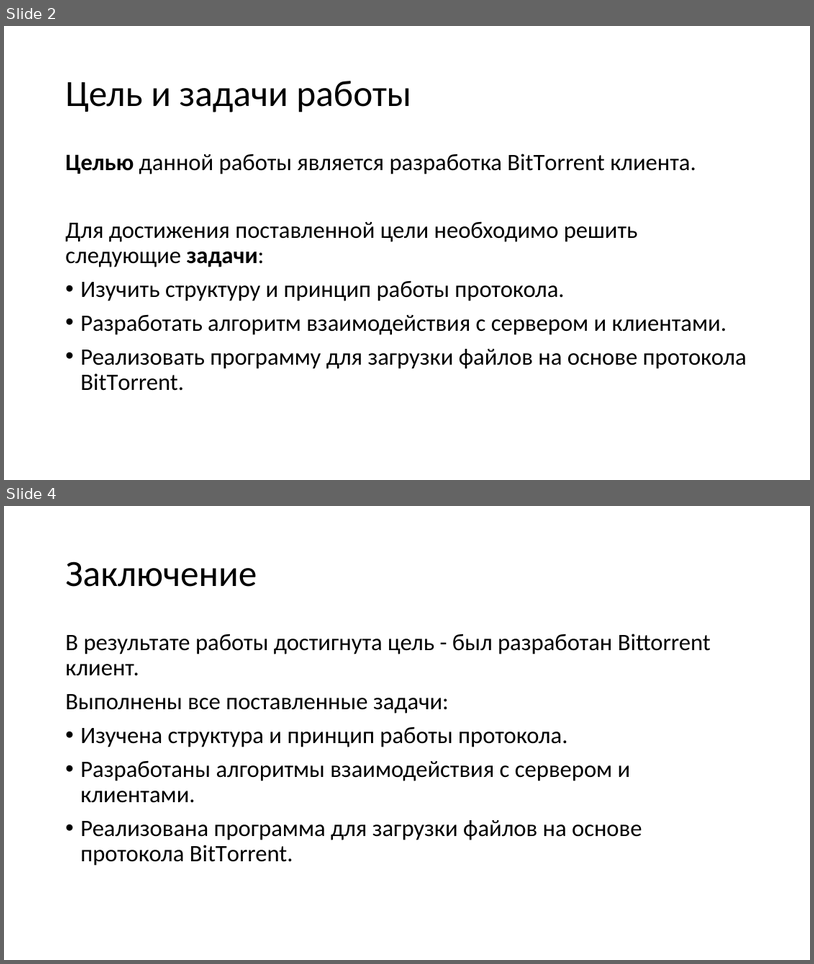
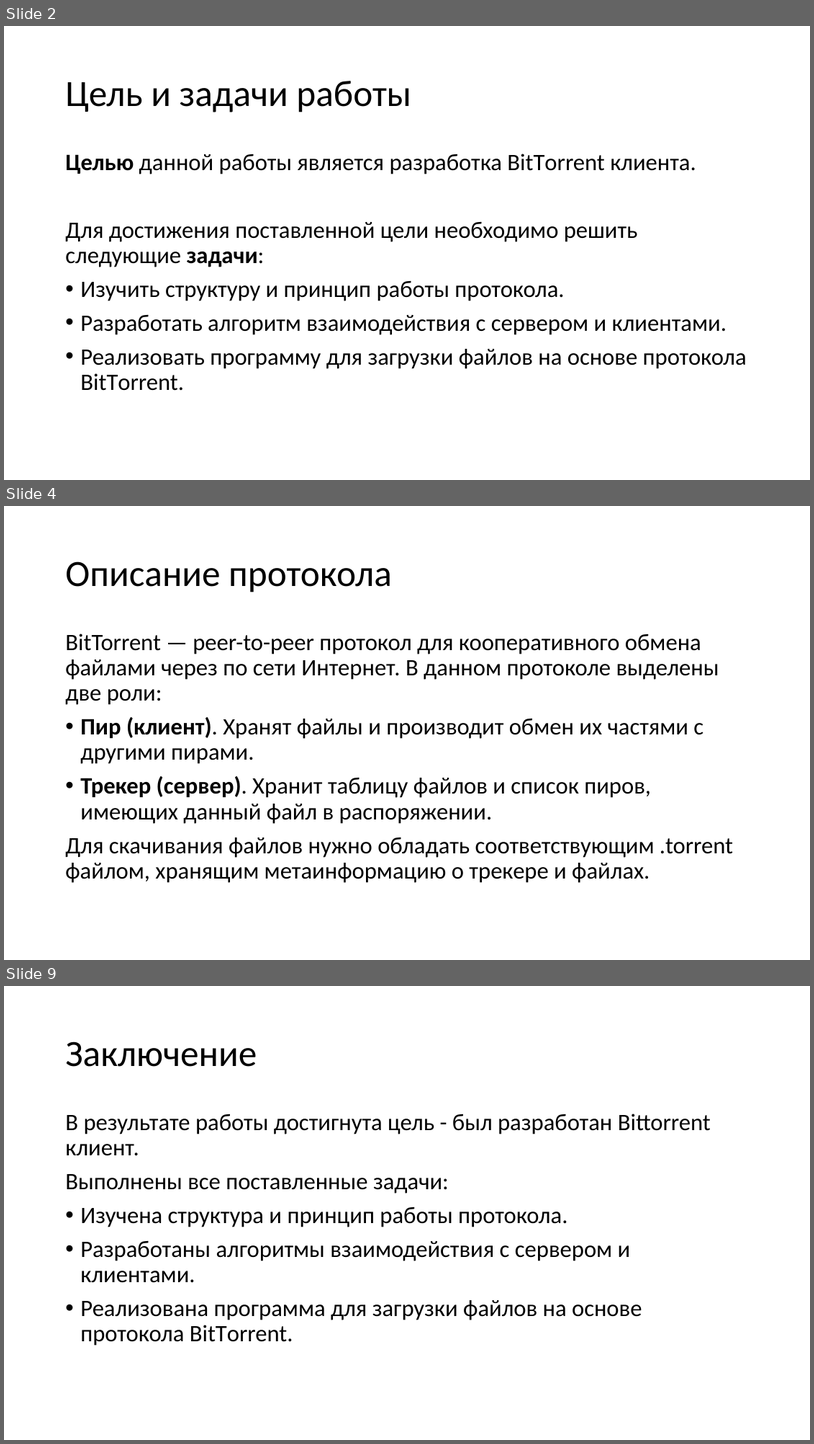
Before and after one commit to Bryanskaya/CourseNetworks, a slide deck: docs/presentation.pptx. Shown one above the other, each under a label of ours: slides 2 and 4 before the commit, slides 2, 4 and 9 after it; the slides between them are not shown. The pictures are 814x964 and 814x1444 pixels, drawn with LibreOffice and Linux fonts; fonts in the diff are those of the drawing. Boxes give left, top, right and bottom in pixels: in the first picture for what was removed or moved away, otherwise in the second. Text is boxed around its words. In the diff, an @@ line names an element or a change of style, - is before the commit and + after.

```diff
--- a/docs/presentation.pptx
+++ b/docs/presentation.pptx
@@ slide 4 added at box(4, 506, 810, 960), background #FFFFFF @@
@@ title added at box(65, 561, 392, 592), 44 pt, text #000000 @@
+Описание протокола
@@ text added at box(65, 633, 733, 883), 28 pt, text #000000 @@
+BitTorrent — peer-to-peer протокол для кооперативного обмена файлами через по сети Интернет. В данном протоколе выделены две роли:
+• Пир (клиент). Хранят файлы и производит обмен их частями с другими пирами.
+• Трекер (сервер). Хранит таблицу файлов и список пиров, имеющих данный файл в распоряжении.
+Для скачивания файлов нужно обладать соответствующим .torrent файлом, хранящим метаинформацию о трекере и файлах.
@@ what was slide 4 is now slide 9 @@
```
Also in this commit, not shown: 1 slide changed, 4 other slides added, 8 other files.
